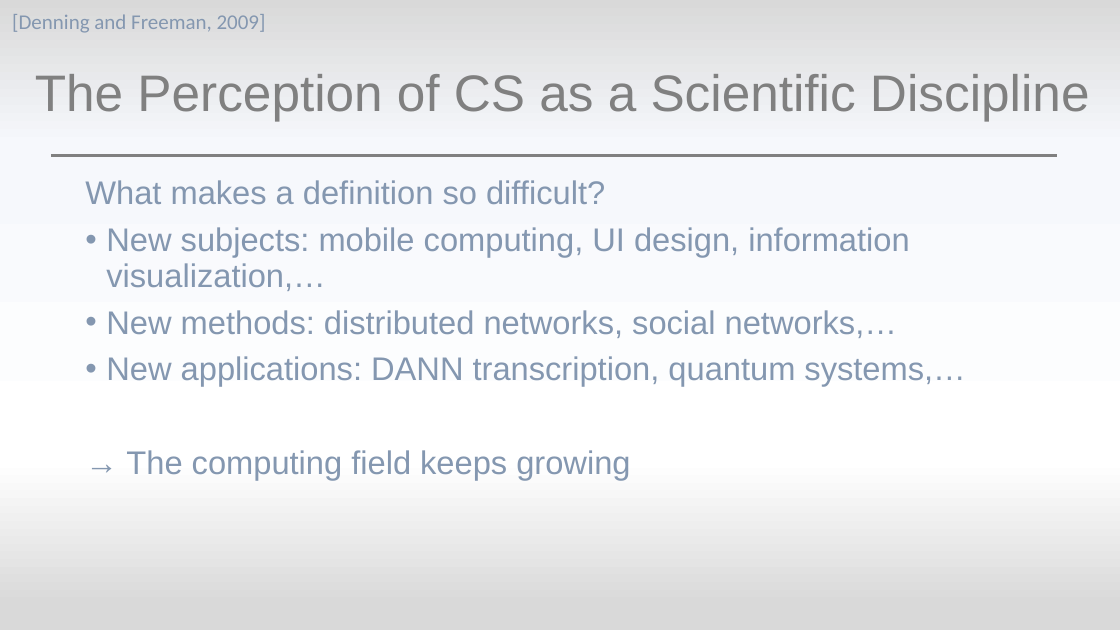
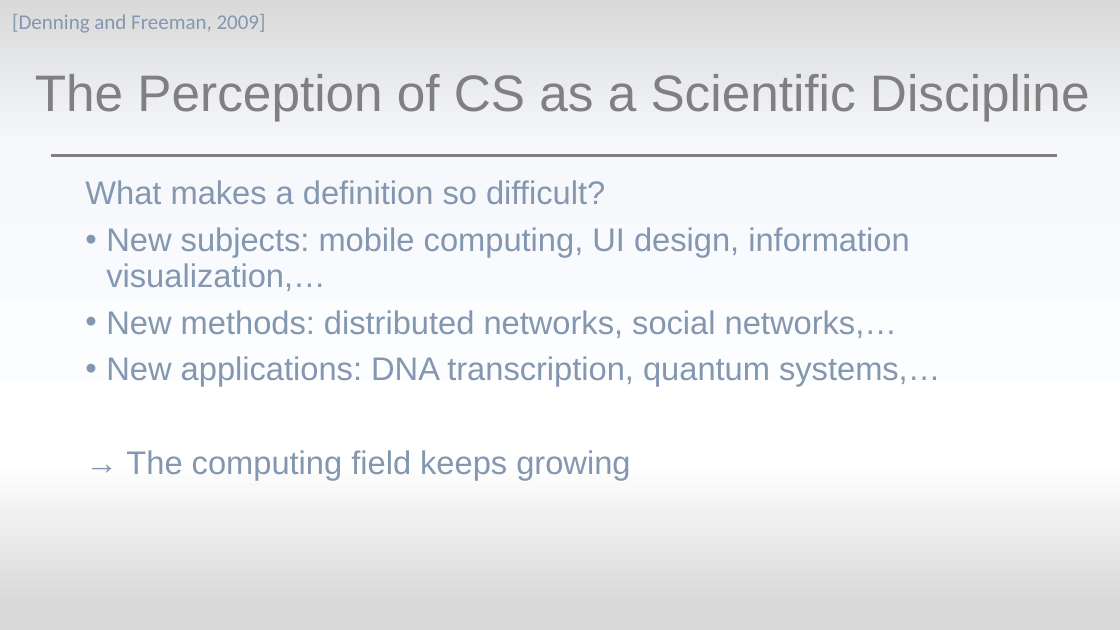
Before and after one commit to mieztatz/spwal, a slide deck: slide 4 of Assignment4.pptx (slide 3 before the commit). Drawn at 1120x630 pixels with LibreOffice and Linux fonts; fonts in the diff are those of the drawing. Boxes give left, top, right and bottom in pixels: in the first picture for what was removed or moved away, otherwise in the second. Text is boxed around its words. In the diff, an @@ line names an element or a change of style, - is before the commit and + after.

```diff
--- a/Assignment4.pptx
+++ b/Assignment4.pptx
@@ text at [106, 356, 940, 386]: text changed @@
-• New applications: DANN transcription, quantum systems,…
+• New applications: DNA transcription, quantum systems,…
```
Also in this commit, not shown: 6 other slides changed, 1 slide added.
